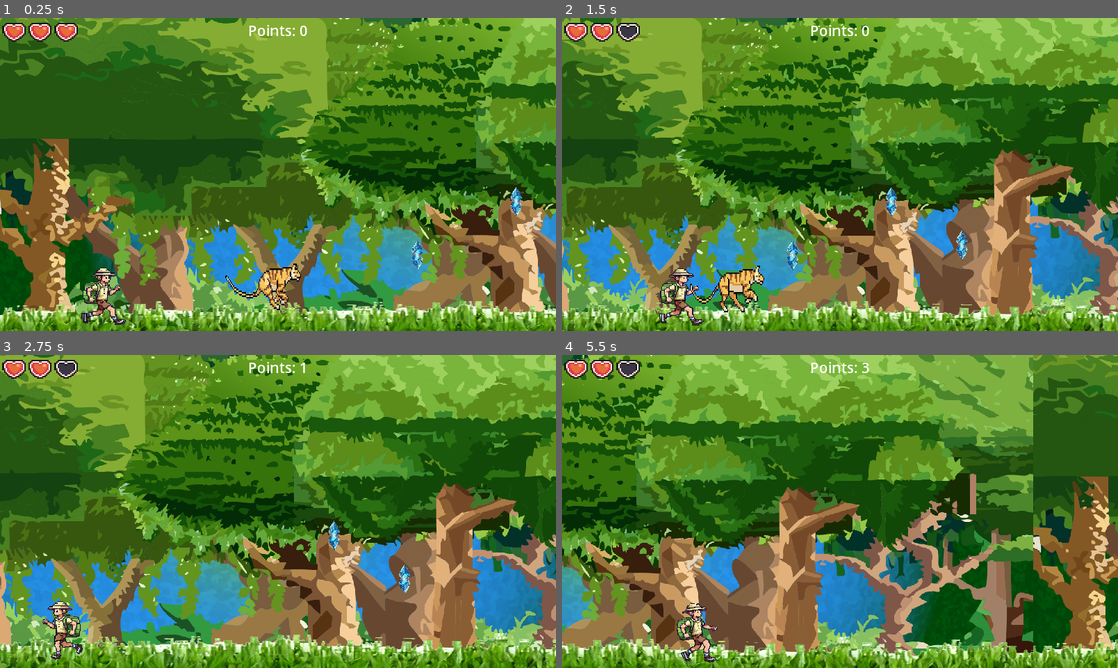
Above: before the commit, frames 1-4 (two rows, left to right).
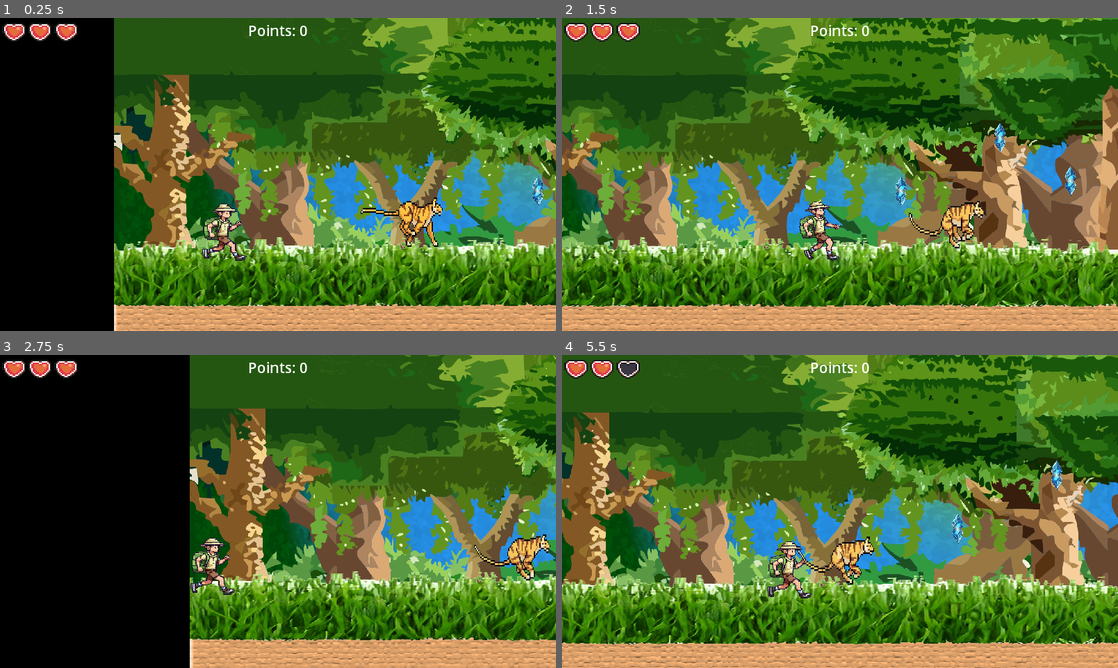
Above: after the commit, the same moments.

Repository: Zain12468/Godot-Side-Scroller-Game
Game: Godot game, scene res://Scenes/Levels/Level 1.tscn
The game is run twice, just before and just after one commit, with the same random seed, the same clock (stepped at 60 frames per second) and the same inputs.
Inputs:
- Up to frame 1 (0.25 s): no input
- Up to frame 2 (1.5 s): tap Enter (ui_accept) at 0.5, 0.77 s; hold Right (ui_right) from 0.53 s (still down)
- Up to frame 3 (2.75 s): tap Enter (ui_accept) at 1.52 s; release Right (ui_right) at 2.03 s; hold Left (ui_left) from 2.03 s (still down)
- Up to frame 4 (5.5 s): release Left (ui_left) at 2.78 s; hold Right (ui_right) 2.78-4.28 s; tap Enter (ui_accept) at 3.02, 3.77, 4.52 s; hold Left (ui_left) 4.28-5.03 s; hold Right (ui_right) from 5.03 s (still down)

The runs differ from the first frame. In frame 1, 91% of the frame differs, in the area x 0-100%, y 0-100%; in frame 2, 89%; in frame 3, 93%; in frame 4, 89%.

Commit message:
Fix enemies
Fixed the scripts for the enemies. Tiger is now faster. Boss now has animation.

Diff:
--- a/Main Project/Scenes/Characters/Enemies/Gorilla.gd
+++ /dev/null
@@ -1,53 +0,0 @@
-extends CharacterBody2D
-
-
-var gravity = ProjectSettings.get_setting("physics/2d/default_gravity")
-var startPosition
-var endPosition
-
-@onready var sprite_2d = $AnimatedSprite2D
-@export var speed = 150
-@export var limit = 0.5
-@export var endPoint : Marker2D
-
-
-func _ready():
-	startPosition = position
-	endPosition = startPosition + Vector2(500, 0)
-
-func changeDirection():
-	var tempEnd = endPosition
-	endPosition = startPosition
-	startPosition = tempEnd
-
-func updateVelocity():
-	var moveDirection = (endPosition - position)
-	if moveDirection.length() < limit:
-		changeDirection()
-	velocity = moveDirection.normalized() * speed
-
-
-func _physics_process(delta):
-	#Animations
-	sprite_2d.animation = 'running'
-	if not is_on_floor():
-		velocity.y += gravity * delta
-
-	updateVelocity()
-	move_and_slide()
-	handleCollision()
-	var isLeft = velocity.x < 0
-	sprite_2d.flip_h = isLeft
-
-func handleCollision():
-	for i in get_slide_collision_count():
-		var collision = get_slide_collision(i)
-		var collider = collision.get_collider()
-
-
-
-func _on_hurtbox_area_entered(area):
-	if area == $"Hitbox": return
-	sprite_2d.self_modulate = Color("red")
-	await get_tree().create_timer(0.25).timeout
-	queue_free()
--- a/Main Project/Scenes/Characters/Enemies/Gorilla.tscn
+++ b/Main Project/Scenes/Characters/Enemies/Gorilla.tscn
@@ -1,10 +1,10 @@
 [gd_scene load_steps=14 format=3 uid="uid://b3x3fd5gj2xlc"]
 
-[ext_resource type="Script" path="res://Scenes/Characters/Enemies/Gorilla.gd" id="1_nskp3"]
-[ext_resource type="Texture2D" uid="uid://dpa4h1g77gctg" path="res://Assets/Characters/Gorilla asset /Gorilla asset1 .png" id="2_3rktd"]
-[ext_resource type="Texture2D" uid="uid://dx01sfua5i55a" path="res://Assets/Characters/Gorilla asset /Gorilla asset2 .png" id="3_xuv3n"]
-[ext_resource type="Texture2D" uid="uid://bqkvghc34lv7x" path="res://Assets/Characters/Gorilla asset /Gorilla asset3.png" id="4_ucyad"]
-[ext_resource type="Texture2D" uid="uid://w8mxo5wcc28y" path="res://Assets/Characters/Gorilla asset /Gorilla asset4 .png" id="5_f7csa"]
+[ext_resource type="Script" path="res://Scenes/Characters/Enemies/boss.gd" id="1_pxtqq"]
+[ext_resource type="Texture2D" uid="uid://dpa4h1g77gctg" path="res://Assets/Characters/Gorilla asset/Gorilla asset1.png" id="2_3rktd"]
+[ext_resource type="Texture2D" uid="uid://dx01sfua5i55a" path="res://Assets/Characters/Gorilla asset/Gorilla asset2.png" id="3_xuv3n"]
+[ext_resource type="Texture2D" uid="uid://bqkvghc34lv7x" path="res://Assets/Characters/Gorilla asset/Gorilla asset3.png" id="4_ucyad"]
+[ext_resource type="Texture2D" uid="uid://w8mxo5wcc28y" path="res://Assets/Characters/Gorilla asset/Gorilla asset4.png" id="5_f7csa"]
 
 [sub_resource type="AtlasTexture" id="AtlasTexture_md3vb"]
 atlas = ExtResource("2_3rktd")
@@ -51,14 +51,14 @@
 height = 172.0
 
 [sub_resource type="CapsuleShape2D" id="CapsuleShape2D_6qxrp"]
-radius = 22.0
-height = 68.0
+radius = 21.0
+height = 50.0
 
 [node name="Gorilla" type="CharacterBody2D"]
 position = Vector2(-10, -24)
 collision_layer = 3
 collision_mask = 3
-script = ExtResource("1_nskp3")
+script = ExtResource("1_pxtqq")
 
 [node name="AnimatedSprite2D" type="AnimatedSprite2D" parent="."]
 position = Vector2(10, 23)
@@ -86,7 +86,7 @@
 collision_mask = 4
 
 [node name="CollisionShape2D" type="CollisionShape2D" parent="Hurtbox"]
-position = Vector2(54, -3)
+position = Vector2(55, -4)
 rotation = 1.5708
 shape = SubResource("CapsuleShape2D_6qxrp")
 
--- a/Main Project/Scenes/Characters/Enemies/Tiger.gd
+++ b/Main Project/Scenes/Characters/Enemies/Tiger.gd
@@ -6,7 +6,7 @@
 var endPosition
 
 @onready var sprite_2d = $AnimatedSprite2D
-@export var speed = 150
+@export var speed = 300
 @export var limit = 0.5
 
 
--- a/Main Project/Scenes/Characters/Enemies/Tiger.tscn
+++ b/Main Project/Scenes/Characters/Enemies/Tiger.tscn
@@ -1,6 +1,6 @@
 [gd_scene load_steps=42 format=3 uid="uid://bklrug7ygo6d5"]
 
-[ext_resource type="Script" path="res://Scenes/Characters/Enemies/Snake.gd" id="1_at8ar"]
+[ext_resource type="Script" path="res://Scenes/Characters/Enemies/Tiger.gd" id="1_5r0j1"]
 [ext_resource type="Texture2D" uid="uid://jcn16jj0p50n" path="res://Assets/Characters/Tiger asset/1 Tiger Done.png" id="2_rvs2w"]
 [ext_resource type="Texture2D" uid="uid://dnj6tmrqx3qb1" path="res://Assets/Characters/Tiger asset/2 Tiger Done.png" id="3_ym3ih"]
 [ext_resource type="Texture2D" uid="uid://4jv0ytn1883n" path="res://Assets/Characters/Tiger asset/3 Tiger Done.png" id="4_q3n2k"]
@@ -151,7 +151,7 @@
 }],
 "loop": true,
 "name": &"running",
-"speed": 45.0
+"speed": 20.0
 }]
 
 [sub_resource type="CapsuleShape2D" id="CapsuleShape2D_f53cx"]
@@ -166,15 +166,15 @@
 radius = 15.0
 height = 120.0
 
-[node name="Snake" type="CharacterBody2D"]
+[node name="Tiger" type="CharacterBody2D"]
 position = Vector2(-10, -24)
 collision_layer = 3
 collision_mask = 3
-script = ExtResource("1_at8ar")
+script = ExtResource("1_5r0j1")
 
 [node name="AnimatedSprite2D" type="AnimatedSprite2D" parent="."]
 position = Vector2(0, 20)
-scale = Vector2(0.393167, 0.602759)
+scale = Vector2(0.4, 0.614)
 sprite_frames = SubResource("SpriteFrames_uichb")
 animation = &"running"
 autoplay = "running"
--- a/Main Project/Scenes/Characters/Enemies/boss.tscn
+++ /dev/null
@@ -1,147 +0,0 @@
-[gd_scene load_steps=19 format=3 uid="uid://b1yrx7xot4yi1"]
-
-[ext_resource type="Script" path="res://Scenes/Characters/Enemies/boss.gd" id="1_mjuje"]
-[ext_resource type="Texture2D" uid="uid://dtiohjyewgnat" path="res://Test Assets/mask run.png" id="2_t3ikr"]
-
-[sub_resource type="AtlasTexture" id="AtlasTexture_xhb8w"]
-atlas = ExtResource("2_t3ikr")
-region = Rect2(0, 0, 32, 32)
-
-[sub_resource type="AtlasTexture" id="AtlasTexture_3bx2d"]
-atlas = ExtResource("2_t3ikr")
-region = Rect2(32, 0, 32, 32)
-
-[sub_resource type="AtlasTexture" id="AtlasTexture_w8kyp"]
-atlas = ExtResource("2_t3ikr")
-region = Rect2(64, 0, 32, 32)
-
-[sub_resource type="AtlasTexture" id="AtlasTexture_ppuso"]
-atlas = ExtResource("2_t3ikr")
-region = Rect2(96, 0, 32, 32)
-
-[sub_resource type="AtlasTexture" id="AtlasTexture_hckhl"]
-atlas = ExtResource("2_t3ikr")
-region = Rect2(128, 0, 32, 32)
-
-[sub_resource type="AtlasTexture" id="AtlasTexture_vwfya"]
-atlas = ExtResource("2_t3ikr")
-region = Rect2(160, 0, 32, 32)
-
-[sub_resource type="AtlasTexture" id="AtlasTexture_3t3t5"]
-atlas = ExtResource("2_t3ikr")
-region = Rect2(192, 0, 32, 32)
-
-[sub_resource type="AtlasTexture" id="AtlasTexture_oca3l"]
-atlas = ExtResource("2_t3ikr")
-region = Rect2(224, 0, 32, 32)
-
-[sub_resource type="AtlasTexture" id="AtlasTexture_h2po4"]
-atlas = ExtResource("2_t3ikr")
-region = Rect2(256, 0, 32, 32)
-
-[sub_resource type="AtlasTexture" id="AtlasTexture_ib1wr"]
-atlas = ExtResource("2_t3ikr")
-region = Rect2(288, 0, 32, 32)
-
-[sub_resource type="AtlasTexture" id="AtlasTexture_dwtc2"]
-atlas = ExtResource("2_t3ikr")
-region = Rect2(320, 0, 32, 32)
-
-[sub_resource type="AtlasTexture" id="AtlasTexture_7je2k"]
-atlas = ExtResource("2_t3ikr")
-region = Rect2(352, 0, 32, 32)
-
-[sub_resource type="SpriteFrames" id="SpriteFrames_uichb"]
-animations = [{
-"frames": [{
-"duration": 1.0,
-"texture": SubResource("AtlasTexture_xhb8w")
-}, {
-"duration": 1.0,
-"texture": SubResource("AtlasTexture_3bx2d")
-}, {
-"duration": 1.0,
-"texture": SubResource("AtlasTexture_w8kyp")
-}, {
-"duration": 1.0,
-"texture": SubResource("AtlasTexture_ppuso")
-}, {
-"duration": 1.0,
-"texture": SubResource("AtlasTexture_hckhl")
-}, {
-"duration": 1.0,
-"texture": SubResource("AtlasTexture_vwfya")
-}, {
-"duration": 1.0,
-"texture": SubResource("AtlasTexture_3t3t5")
-}, {
-"duration": 1.0,
-"texture": SubResource("AtlasTexture_oca3l")
-}, {
-"duration": 1.0,
-"texture": SubResource("AtlasTexture_h2po4")
-}, {
-"duration": 1.0,
-"texture": SubResource("AtlasTexture_ib1wr")
-}, {
-"duration": 1.0,
-"texture": SubResource("AtlasTexture_dwtc2")
-}, {
-"duration": 1.0,
-"texture": SubResource("AtlasTexture_7je2k")
-}],
-"loop": true,
-"name": &"running",
-"speed": 20.0
-}]
-
-[sub_resource type="CapsuleShape2D" id="CapsuleShape2D_f53cx"]
-radius = 26.0
-height = 62.0
-
-[sub_resource type="CapsuleShape2D" id="CapsuleShape2D_n8ci6"]
-radius = 27.0
-height = 60.0
-
-[sub_resource type="CapsuleShape2D" id="CapsuleShape2D_6qxrp"]
-radius = 13.0
-height = 50.0
-
-[node name="Boss" type="CharacterBody2D"]
-position = Vector2(-10, -24)
-collision_layer = 3
-collision_mask = 3
-script = ExtResource("1_mjuje")
-
-[node name="AnimatedSprite2D" type="AnimatedSprite2D" parent="."]
-position = Vector2(10, 24)
-scale = Vector2(2.375, 2.46875)
-sprite_frames = SubResource("SpriteFrames_uichb")
-animation = &"running"
-autoplay = "running"
-frame_progress = 0.949335
-
-[node name="CollisionShape2D" type="CollisionShape2D" parent="."]
-position = Vector2(12, 23)
-shape = SubResource("CapsuleShape2D_f53cx")
-
-[node name="Hitbox" type="Area2D" parent="."]
-collision_layer = 3
-
-[node name="CollisionShape2D" type="CollisionShape2D" parent="Hitbox"]
-visibility_layer = 2
-position = Vector2(12, 32)
-rotation = 1.5708
-shape = SubResource("CapsuleShape2D_n8ci6")
-
-[node name="Hurtbox" type="Area2D" parent="."]
-collision_layer = 0
-collision_mask = 4
-
-[node name="CollisionShape2D" type="CollisionShape2D" parent="Hurtbox"]
-position = Vector2(16, -1)
-rotation = 1.5708
-shape = SubResource("CapsuleShape2D_6qxrp")
-
-[connection signal="area_entered" from="Hitbox" to="." method="_on_hitbox_area_entered"]
-[connection signal="area_entered" from="Hurtbox" to="." method="_on_hurtbox_area_entered"]
--- a/Main Project/Scenes/Levels/Level 1.tscn
+++ b/Main Project/Scenes/Levels/Level 1.tscn
@@ -505,7 +505,7 @@
 position = Vector2(208, 540)
 
 [node name="Camera2D" type="Camera2D" parent="Scene Objects/Player"]
-position = Vector2(372, -239)
+position = Vector2(122, -106)
 process_callback = 0
 position_smoothing_enabled = true
 position_smoothing_speed = 7.0
--- a/Main Project/Scenes/Levels/Level 4 Boss Dungeon.tscn
+++ b/Main Project/Scenes/Levels/Level 4 Boss Dungeon.tscn
@@ -1,14 +1,12 @@
-[gd_scene load_steps=13 format=3 uid="uid://bc1eajfeqf8g8"]
+[gd_scene load_steps=10 format=3 uid="uid://bc1eajfeqf8g8"]
 
 [ext_resource type="Script" path="res://Scenes/Levels/Level 1.gd" id="1_cmxrn"]
 [ext_resource type="Script" path="res://game_manager.gd" id="2_y1bam"]
 [ext_resource type="Texture2D" uid="uid://c0c5rgl0xbgm5" path="res://Assets/Backgrounds/Untitled-2 (3).png" id="3_ehe10"]
 [ext_resource type="Texture2D" uid="uid://bbdk48eauom62" path="res://Test Assets/Terrain (16x16).png" id="4_6lwsj"]
 [ext_resource type="PackedScene" uid="uid://dng1q2dx20ni4" path="res://Scenes/Characters/Player/main_character.tscn" id="5_4a88i"]
-[ext_resource type="PackedScene" uid="uid://do7q40y65xn0b" path="res://Scenes/Game Management/finish.tscn" id="6_5r32k"]
-[ext_resource type="PackedScene" uid="uid://deuqbeubboi2i" path="res://Scenes/Collectables/collectable.tscn" id="7_j5elx"]
 [ext_resource type="PackedScene" uid="uid://p2lrseq3ebh6" path="res://Scenes/Game Management/hearts_container.tscn" id="8_f0pj0"]
-[ext_resource type="PackedScene" uid="uid://b1yrx7xot4yi1" path="res://Scenes/Characters/Enemies/boss.tscn" id="9_tqd8d"]
+[ext_resource type="PackedScene" uid="uid://b3x3fd5gj2xlc" path="res://Scenes/Characters/Enemies/Gorilla.tscn" id="9_8yo4q"]
 
 [sub_resource type="TileSetAtlasSource" id="TileSetAtlasSource_xkrva"]
 texture = ExtResource("4_6lwsj")
@@ -465,16 +463,6 @@
 physics_layer_0/collision_layer = 1
 sources/0 = SubResource("TileSetAtlasSource_xkrva")
 
-[sub_resource type="GDScript" id="GDScript_st6de"]
-script/source = "extends Area2D
-
-@export var target_level : PackedScene
-
-func _on_body_entered(body):
-	if (body.name == 'Player'):
-		get_tree().change_scene_to_packed(target_level)
-"
-
 [node name="Level 4" type="Node"]
 script = ExtResource("1_cmxrn")
 
@@ -503,16 +491,12 @@
 position = Vector2(208, 540)
 
 [node name="Camera2D" type="Camera2D" parent="Scene Objects/Player"]
-position = Vector2(375, -236)
+position = Vector2(165, -116)
 process_callback = 0
 position_smoothing_enabled = true
 position_smoothing_speed = 7.0
 
 [node name="Collectables" type="Node" parent="Scene Objects"]
-
-[node name="Finish" parent="Scene Objects" instance=ExtResource("6_5r32k")]
-position = Vector2(1952, 589)
-script = SubResource("GDScript_st6de")
 
 [node name="UI" type="CanvasLayer" parent="."]
 
@@ -535,15 +519,6 @@
 horizontal_alignment = 1
 vertical_alignment = 1
 
-[node name="Collectable" parent="." instance=ExtResource("7_j5elx")]
-position = Vector2(750, 514)
-
-[node name="Collectable2" parent="." instance=ExtResource("7_j5elx")]
-position = Vector2(910, 521)
-
-[node name="Collectable3" parent="." instance=ExtResource("7_j5elx")]
-position = Vector2(1140, 507)
-
 [node name="CanvasLayer" type="CanvasLayer" parent="."]
 
 [node name="HeartsContainer" parent="CanvasLayer" instance=ExtResource("8_f0pj0")]
@@ -553,7 +528,5 @@
 offset_bottom = 10.0
 scale = Vector2(3, 3)
 
-[node name="Boss" parent="." groups=["Boss"] instance=ExtResource("9_tqd8d")]
-position = Vector2(468, 563)
-
-[connection signal="body_entered" from="Scene Objects/Finish" to="Scene Objects/Finish" method="_on_body_entered"]
+[node name="Gorilla" parent="." groups=["Enemy"] instance=ExtResource("9_8yo4q")]
+position = Vector2(1096, 529)
Not shown, changed: Main Project/Assets/Characters/Gorilla asset/Gorilla asset1.png.import
Not shown, changed: Main Project/Assets/Characters/Gorilla asset/Gorilla asset2.png.import
Not shown, changed: Main Project/Assets/Characters/Gorilla asset/Gorilla asset3.png.import
Not shown, changed: Main Project/Assets/Characters/Gorilla asset/Gorilla asset4.png.import
Not shown, changed: Main Project/Assets/Characters/Snake asset/snake asset1.png.import
Not shown, changed: Main Project/Assets/Characters/Snake asset/snake asset2.png.import
Not shown, changed: Main Project/Assets/Characters/Snake asset/snake asset3.png.import
Not shown, changed: Main Project/Assets/Characters/Snake asset/snake asset4.png.import
